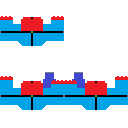
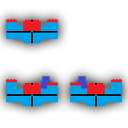
Two versions of the same layered image (128px x 128px). Layer-by-layer changes:
removed layer "Background copy" over [0, 16, 128, 110]
added layer "Layer 2 copy" above "Layer 3 copy" over [6, 19, 58, 43]
added layer "Layer 3 copy" above "Layer 4 copy" over [6, 76, 58, 106]
added layer "Layer 4 copy" above "Layer 2" over [70, 76, 122, 106]
